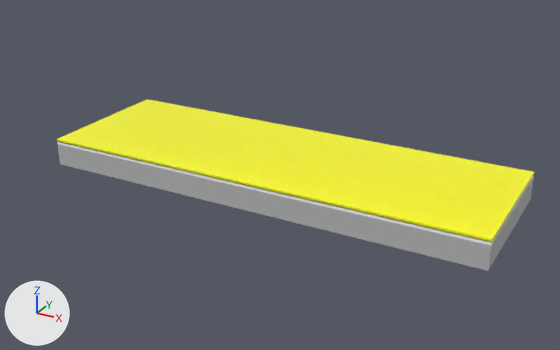
A saved change to the OBJ model frontend/public/signs/Bảng hiệu alu chữ nổi mica.obj.
Both versions are drawn from a 50 mm lens placed at (1.5, -1.454, 0.842), pointed at (0.601, 0.179, 0.025). Lighting does not change. The marker at lower left points along +X, +Y and +Z. The older version comes first. Where no turn or scale is listed for an object, it has been applied to the vertices. Vertices at exactly the same position are counted once.

Objects in the first picture: 'bang_hieu_alu_chu_noi_mica'.
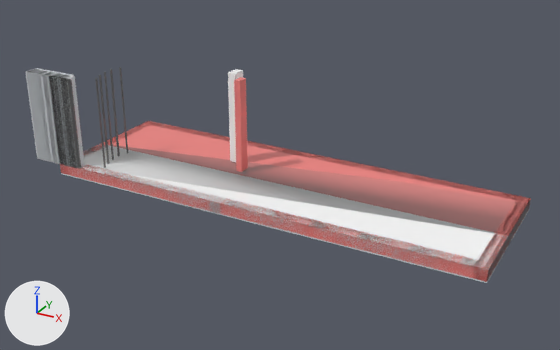
Boxes [x1, y1, x2, y2] around the edits, measured in the pictures (560 x 350 px):
'bang_hieu_alu_chu_noi_mica', reshaped (25% taller)
    before: [57, 99, 534, 271]
    after: [26, 67, 531, 283]
part 1 of me_bang_hieu_alu_chu_noi_mica, added
    after: [210, 202, 221, 215]
part 2 of me_bang_hieu_alu_chu_noi_mica, added
    after: [27, 68, 44, 160]
part 3 of me_bang_hieu_alu_chu_noi_mica, added
    after: [34, 70, 51, 161]
part 4 of me_bang_hieu_alu_chu_noi_mica, added
    after: [42, 71, 60, 164]
part 5 of me_bang_hieu_alu_chu_noi_mica, added
    after: [57, 74, 74, 167]
part 6 of me_bang_hieu_alu_chu_noi_mica, added
    after: [228, 69, 243, 162]
part 7 of me_bang_hieu_alu_chu_noi_mica, added
    after: [26, 69, 42, 160]
part 8 of me_bang_hieu_alu_chu_noi_mica, added
    after: [31, 70, 47, 161]
part 9 of me_bang_hieu_alu_chu_noi_mica, added
    after: [37, 71, 53, 162]
part 10 of me_bang_hieu_alu_chu_noi_mica, added
    after: [42, 72, 58, 163]
part 11 of me_bang_hieu_alu_chu_noi_mica, added
    after: [51, 73, 66, 165]
part 12 of me_bang_hieu_alu_chu_noi_mica, added
    after: [56, 75, 71, 167]
part 13 of me_bang_hieu_alu_chu_noi_mica, added (pink)
    after: [234, 77, 248, 172]
part 14 of me_bang_hieu_alu_chu_noi_mica, added
    after: [119, 67, 128, 154]
part 15 of me_bang_hieu_alu_chu_noi_mica, deleted (yellow)
    before: [57, 99, 534, 241]
part 16 of me_bang_hieu_alu_chu_noi_mica, cut back
    before: [57, 141, 534, 271]
    after: [49, 69, 531, 283]

The change, as a list of edits to the scene's bpy script:
```text
Change me_bang_hieu_alu_chu_noi_mica:
    remove me_bang_hieu_alu_chu_noi_mica.from_pydata(...)  # 20 vertices, 34 faces; spans x 0.0..1.2, y 0.0..0.4, z 0.0..0.075
    remove me_bang_hieu_alu_chu_noi_mica.materials.append(mat_mat_808080)  # grey #bcbcbc
    add me_bang_hieu_alu_chu_noi_mica.from_pydata(...)  # 819 vertices, 1350 faces; spans x -0.086..1.2, y 0.0..0.4, z -0.03..0.262
    me_bang_hieu_alu_chu_noi_mica part 1: a new loose piece, a box spanning x 0.5..0.53, y 0.0..0.4, z -0.03..0.0, in mat_mat_b0b8c0 (light grey #d8dde1)
    me_bang_hieu_alu_chu_noi_mica part 2: a new loose piece, a box spanning x -0.082..-0.058, y 0.0..0.04, z 0.0..0.254, in mat_mat_b0b8c0 (light grey #d8dde1)
    me_bang_hieu_alu_chu_noi_mica part 3: a new loose piece, a box spanning x -0.054..-0.031, y 0.0..0.04, z 0.0..0.254, in mat_mat_b0b8c0 (light grey #d8dde1)
    me_bang_hieu_alu_chu_noi_mica part 4: a new loose piece, a box spanning x -0.027..-0.004, y 0.0..0.04, z 0.0..0.254, in mat_mat_b0b8c0 (light grey #d8dde1)
    me_bang_hieu_alu_chu_noi_mica part 5: a new loose piece, a box spanning x 0.027..0.05, y 0.0..0.04, z 0.0..0.254, in mat_mat_b0b8c0 (light grey #d8dde1)
    me_bang_hieu_alu_chu_noi_mica part 6: a new loose piece, a box spanning x 0.414..0.438, y 0.231..0.271, z 0.008..0.262, in mat_mat_ffffff (white #ffffff)
    me_bang_hieu_alu_chu_noi_mica part 7: a new loose piece, a box spanning x -0.086..-0.068, y 0.0..0.03, z 0.0..0.254, in mat_mat_b0b8c0 (light grey #d8dde1)
    me_bang_hieu_alu_chu_noi_mica part 8: a new loose piece, a box spanning x -0.065..-0.048, y 0.0..0.03, z 0.0..0.254, in mat_mat_b0b8c0 (light grey #d8dde1)
    me_bang_hieu_alu_chu_noi_mica part 9: a new loose piece, a box spanning x -0.045..-0.028, y 0.0..0.03, z 0.0..0.254, in mat_mat_b0b8c0 (light grey #d8dde1)
    me_bang_hieu_alu_chu_noi_mica part 10: a new loose piece, a box spanning x -0.025..-0.007, y 0.0..0.03, z 0.0..0.254, in mat_mat_b0b8c0 (light grey #d8dde1)
    me_bang_hieu_alu_chu_noi_mica part 11: a new loose piece, a box spanning x 0.004..0.022, y 0.0..0.03, z 0.0..0.254, in mat_mat_b0b8c0 (light grey #d8dde1)
    me_bang_hieu_alu_chu_noi_mica part 12: a new loose piece, a box spanning x 0.025..0.042, y 0.0..0.03, z 0.0..0.254, in mat_mat_b0b8c0 (light grey #d8dde1)
    me_bang_hieu_alu_chu_noi_mica part 13: a new loose piece, a box spanning x 0.465..0.483, y 0.181..0.211, z 0.008..0.262, in mat_mat_e53935 (pink #f3827e)
    me_bang_hieu_alu_chu_noi_mica part 14: a new loose piece, a box spanning x 0.1212..0.1235, y 0.1414..0.1464, z 0.005..0.259, in mat_mat_222222 (dark grey #666666)
    me_bang_hieu_alu_chu_noi_mica part 15: the loose piece of 8 vertices spanning x 0.0..1.2, y 0.0..0.4, z 0.07..0.075 is deleted
    me_bang_hieu_alu_chu_noi_mica part 16: 8 vertices removed from x 0.0..1.2, y 0.0..0.4, z 0.06..0.065; 575 vertices added at x 0.0..1.2, y 0.0..0.4, z -0.03..0.259
    other edits to the shape of me_bang_hieu_alu_chu_noi_mica do not show in these pictures
    remove me_bang_hieu_alu_chu_noi_mica.materials.append(mat_mat_ffff00)  # yellow #ffff00
    add me_bang_hieu_alu_chu_noi_mica.materials.append(mat_mat_b0b8c0)  # light grey #d8dde1
    add me_bang_hieu_alu_chu_noi_mica.materials.append(mat_mat_e53935)  # pink #f3827e
    add me_bang_hieu_alu_chu_noi_mica.materials.append(mat_mat_222222)  # dark grey #666666
```
